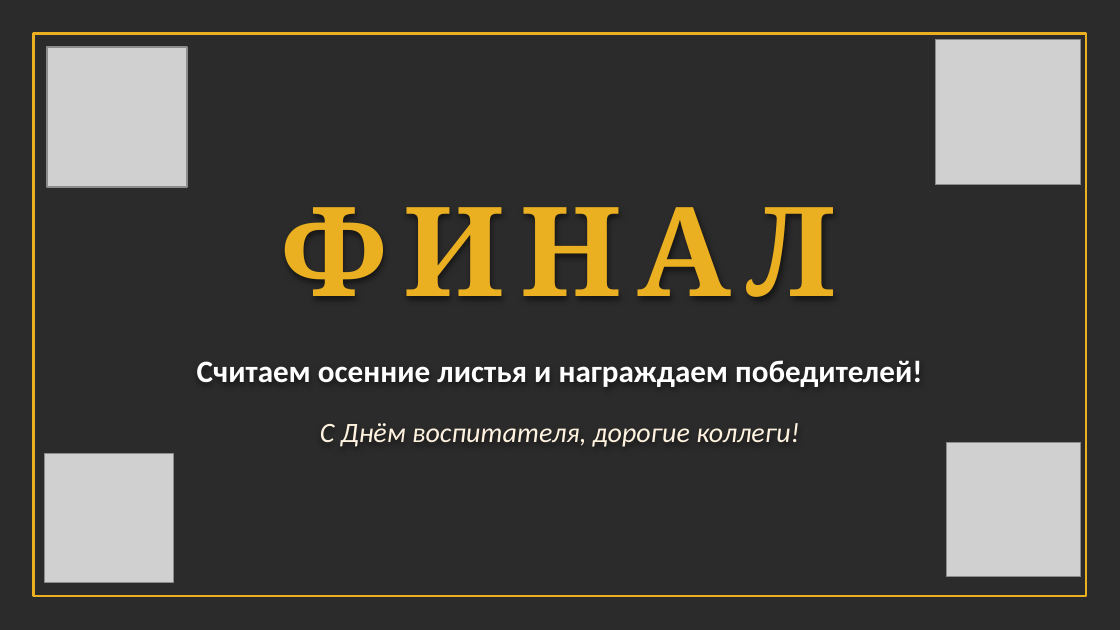
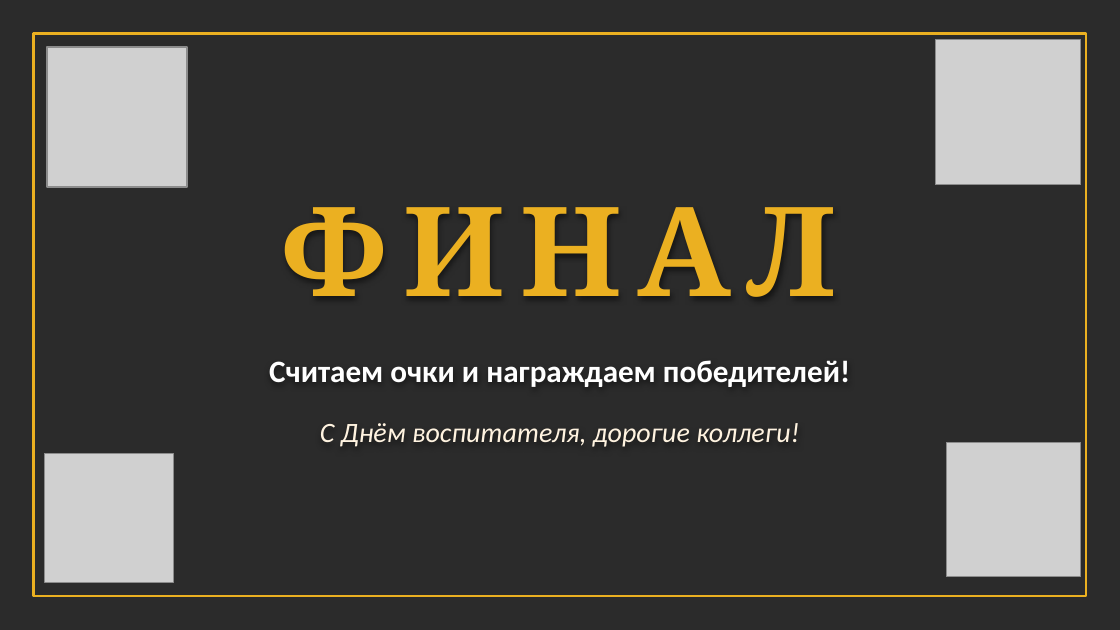
Before and after one commit to sl-himmelreich/heinrich-mario, a slide deck: slide 29 of День_воспитателя_конкурс.pptx (slide 27 before the commit). Drawn at 1120x630 pixels with LibreOffice and Linux fonts; fonts in the diff are those of the drawing; grey boxes stand for pictures; background and template pictures are left out; a plain dark background stands for a picture behind light text. Boxes give left, top, right and bottom in pixels: in the first picture for what was removed or moved away, otherwise in the second. Text is boxed around its words. In the diff, an @@ line names an element or a change of style, - is before the commit and + after.

```diff
--- a/День_воспитателя_конкурс.pptx
+++ b/День_воспитателя_конкурс.pptx
@@ text at (269, 360, 850, 387): text changed @@
-Считаем осенние листья и награждаем победителей!
+Считаем очки и награждаем победителей!
```
Also in this commit, not shown: 20 other slides changed, 6 slides added, 4 slides removed, 1 other file.
